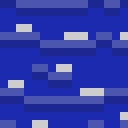
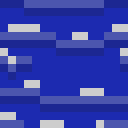
Layer changes from the first 128px x 128px image to the second:
showed "wave 3" over [0, 0, 128, 128]
showed "wave 2" over [0, 0, 128, 128]
